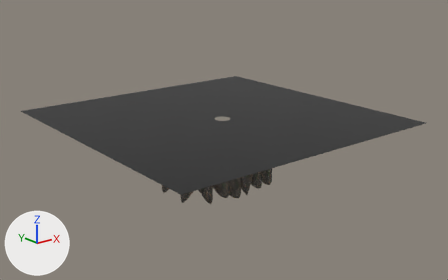
One commit to the glTF model Editor/assets/models/canyon/cave06.gltf: the scene before it, then after it.
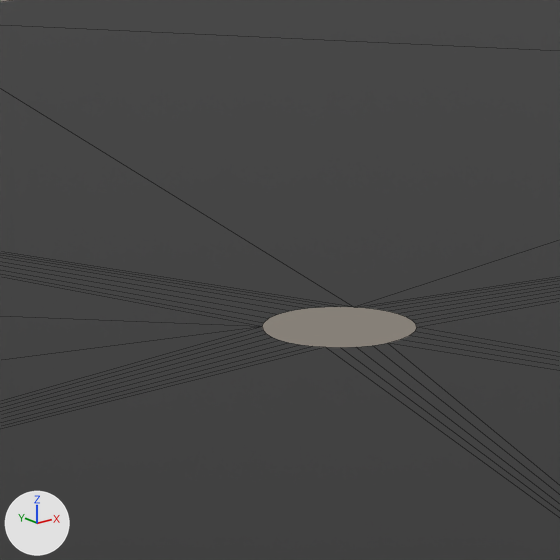
There are two pictures of each version: one whole from a camera (50 mm lens) standing at (-255.0, -327.0, 148.0) and looking at (6.0, -1.0, 17.0), one close up on the part from 42% to 55% of the width and 30% to 51% of the height. Arrows for +X, +Y and +Z are at lower left; the lights stay in place. The close-ups show mesh edges as thin lines. Where no turn or scale is listed for an object, it has been applied to the vertices. Vertices at the same position are counted once.

Script lines for the objects in view, before the commit:
```python
me_plane_038 = bpy.data.meshes.new('Plane.038')
me_plane_038.from_pydata(...)  # 44 vertices, 44 faces; spans x -100.0..100.0, y -100.0..100.0, z 0.0
me_plane_038.materials.append(mat_dark_005)  # black #000000
ob_holes6 = bpy.data.objects.new('Holes6', me_plane_038)
ob_holes6.location = (0.0, 0.0, 35.0)
```
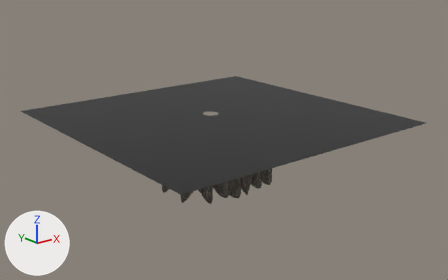
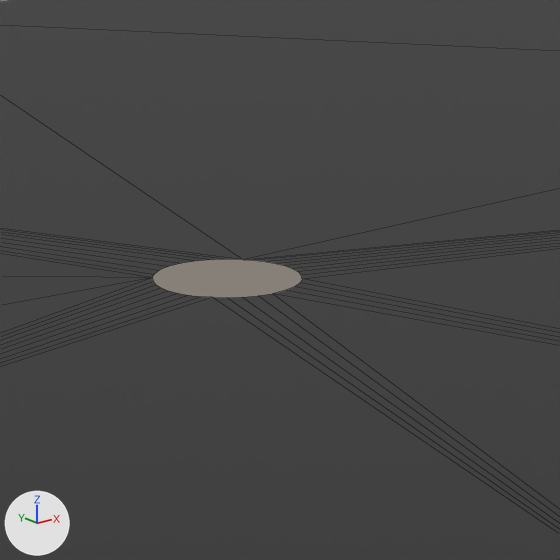
Location of each change, [x1, y1, x2, y2] in pixels of the close-ups (560 x 560 px; the box of a moved part takes in the faces that stretch with it):
```json
{"part": 1, "of": "me_plane_038", "change": "moved or reshaped", "before": [0, 87, 560, 535], "after": [0, 87, 560, 535]}
```

The change, as JSON lines over the scene's bpy script:
```json
{"block": "me_plane_038", "where": "me_plane_038.from_pydata(...)  # 44 vertices, 44 faces; spans x -100.0..100.0, y -100.0..100.0, z 0.0"}
{"block": "me_plane_038", "where": "# used by ob_holes6; location = (0.0, 0.0, 35.0)"}
{"block": "me_plane_038", "change": "me_plane_038 part 1: all 32 vertices in x -5.0..6.0, y -12.0..-1.0, z 0.0 are moved by (2.0, 16.0, 0.0)"}
```
